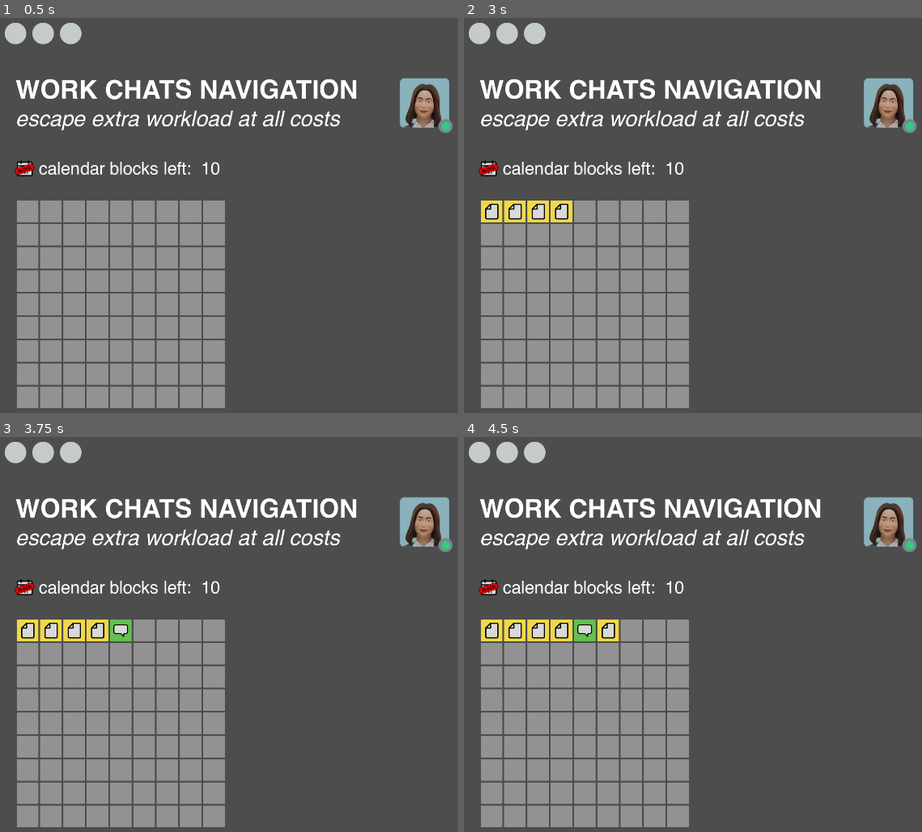
Above: before the commit, frames 1-4 (two rows, left to right).
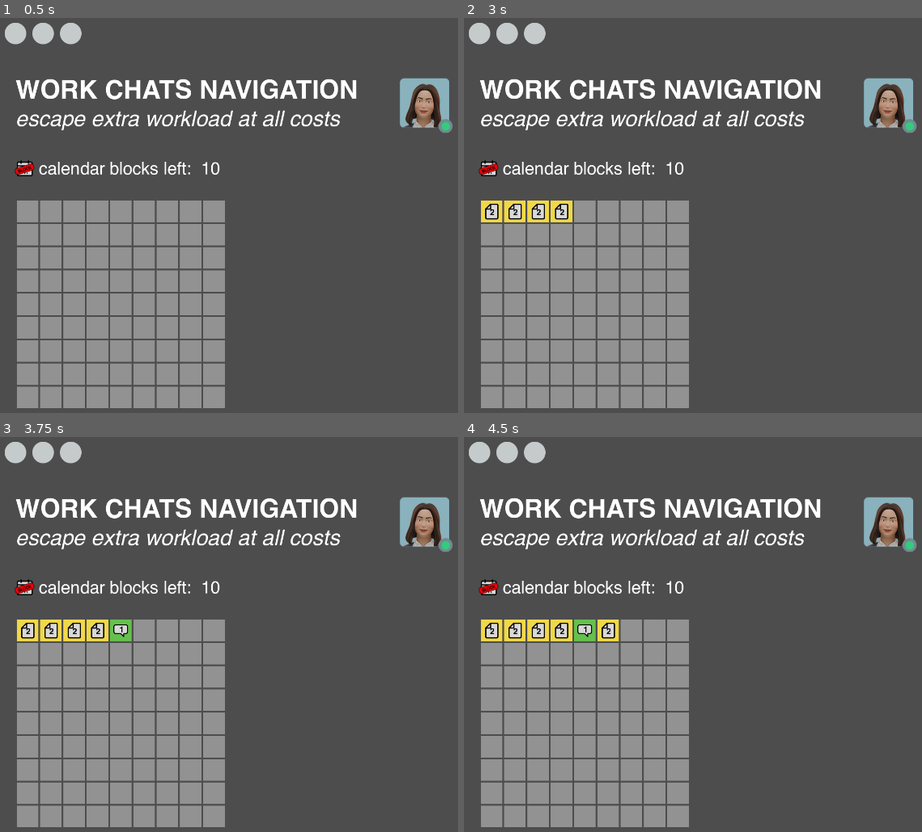
Above: after the commit, the same moments.

Repository: grkovalev/office-game
Game: Godot game, scene res://minesweeper.tscn
Two runs of this game, one before a commit and one after it. Both use one fixed random seed, a clock stepped at 60 frames per second and the inputs below. This scene is started directly instead of the project's main scene.
Inputs (mouse positions are in pixels of both pictures, inside the frame that each line leads up to):
- Up to frame 1 (0.5 s): no input
- Up to frame 2 (3 s): click (491, 211) at 0.52 s; click (514, 211) at 1.27 s; click (537, 211) at 2.02 s; click (560, 211) at 2.77 s
- Up to frame 3 (3.75 s): click (119, 630) at 3.52 s
- Up to frame 4 (4.5 s): click (605, 630) at 4.27 s

Frame 1 is identical in both runs. In frame 2, less than 0.1% of the frame differs, in the area x 5-22%, y 48-50%; in frame 3, less than 0.1%; in frame 4, less than 0.1%, in the area x 5-32%, y 47-50%.

Commit message:
changed icons to numbered

Diff:
--- a/minesweeper.tscn
+++ b/minesweeper.tscn
@@ -13,8 +13,8 @@
 [ext_resource type="Texture2D" uid="uid://dd6gwavrqnkat" path="res://avatars/slack/avatar_f_fail.png" id="8_1xtce"]
 [ext_resource type="Texture2D" uid="uid://m08vxqw1a5kk" path="res://avatars/slack/avatar_f_succes.png" id="9_a5xdw"]
 [ext_resource type="Texture2D" uid="uid://7rlixdrpsxs8" path="res://ui_buttons/minesweeper/minesweep_block.png" id="10_m1acp"]
-[ext_resource type="Texture2D" uid="uid://dnxjexqnou3bj" path="res://ui_buttons/minesweeper/minesweeper_atlas.png" id="11_1xtce"]
 [ext_resource type="Script" uid="uid://bkphwlfihcy35" path="res://tilebutton.gd" id="12_1xtce"]
+[ext_resource type="Texture2D" uid="uid://8wn1ier2rei" path="res://minesweeper_atlas.png" id="15_8neyo"]
 
 [sub_resource type="Environment" id="Environment_ql2jn"]
 background_mode = 1
@@ -72,11 +72,11 @@
 }]
 
 [sub_resource type="AtlasTexture" id="AtlasTexture_k6kum"]
-atlas = ExtResource("11_1xtce")
+atlas = ExtResource("15_8neyo")
 region = Rect2(0, 0, 50, 50)
 
 [sub_resource type="AtlasTexture" id="AtlasTexture_8neyo"]
-atlas = ExtResource("11_1xtce")
+atlas = ExtResource("15_8neyo")
 region = Rect2(0, 0, 50, 50)
 
 [node name="main_minesweeper" type="Node2D"]
Binary file added: minesweeper_atlas.png
Not shown, added: minesweeper_atlas.png.import
